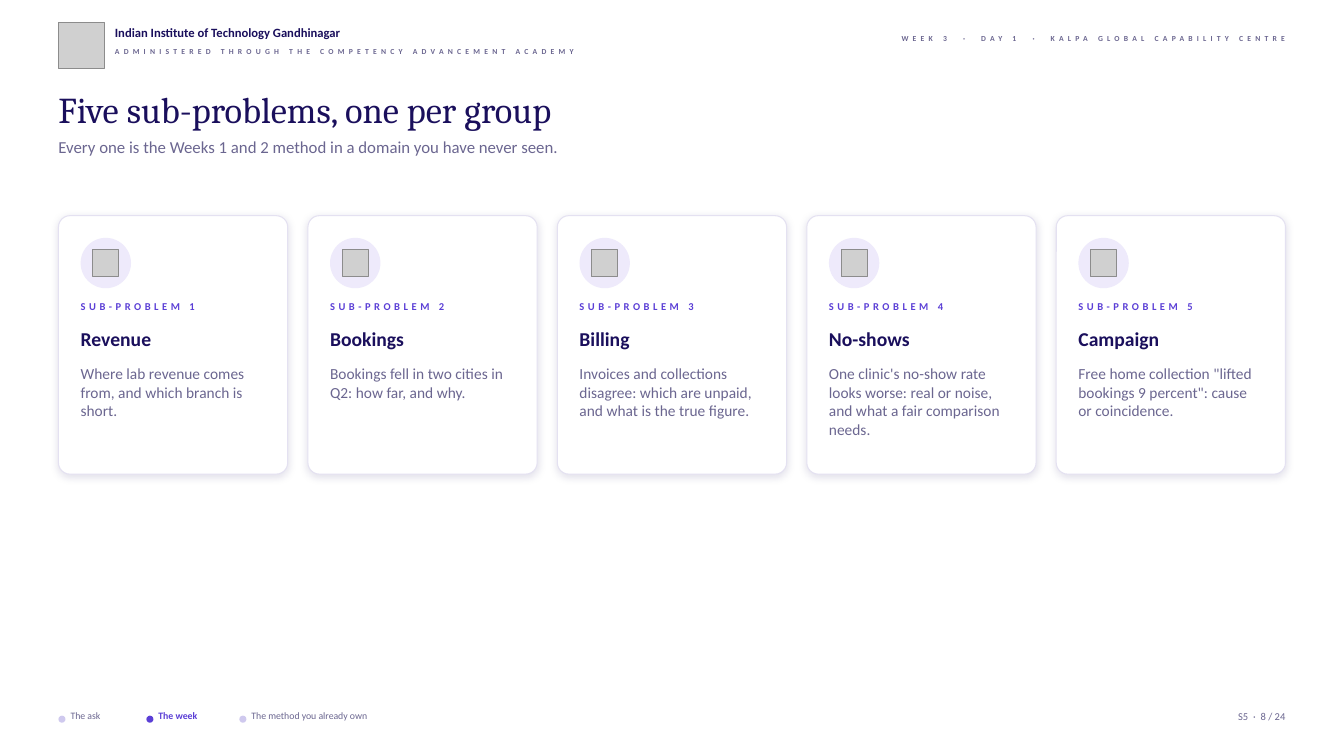
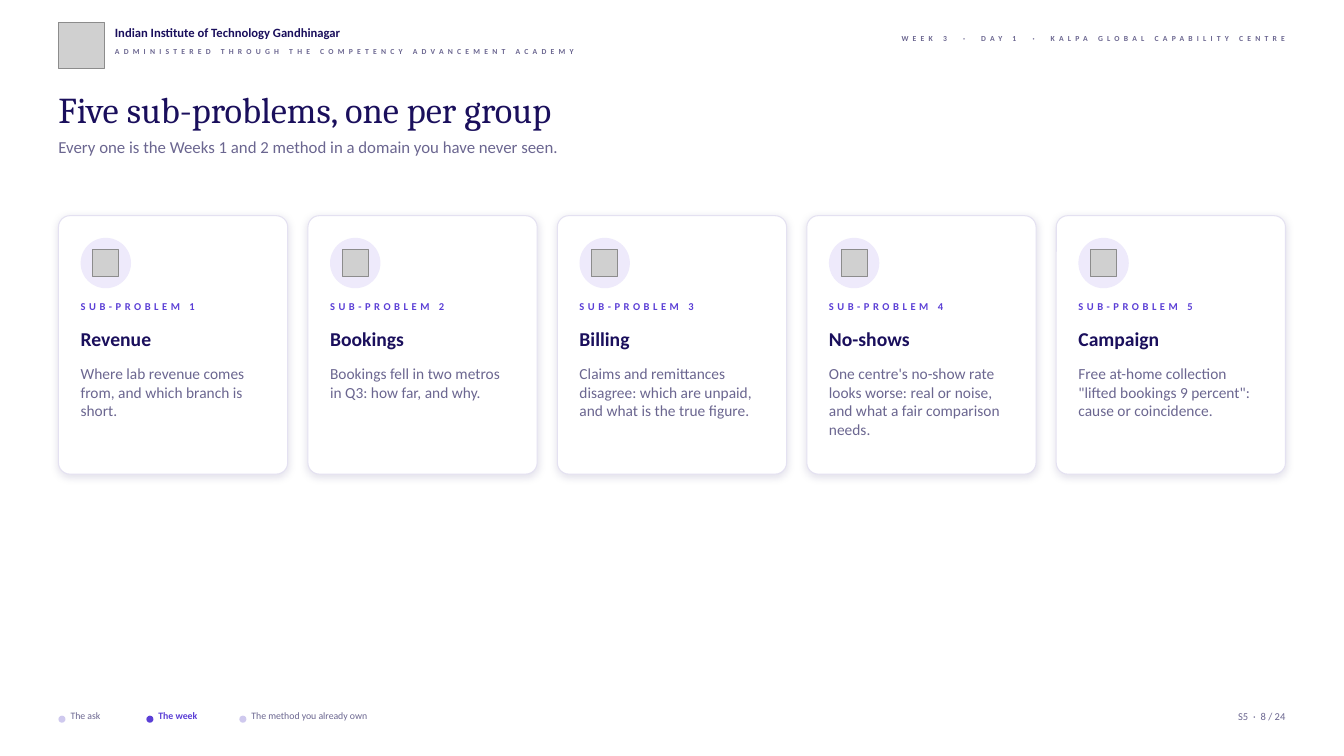
Before and after one commit to fde-academy-lab/c2-content-factory, a slide deck: slide 8 of content/W03/D1/slides/C2_W03_D01_introduction_STUDENT.pptx. Drawn at 1344x756 pixels with LibreOffice and Linux fonts; fonts in the diff are those of the drawing; grey boxes stand for pictures; background and template pictures are left out. Boxes give left, top, right and bottom in pixels: in the first picture for what was removed or moved away, otherwise in the second. Text is boxed around its words. In the diff, an @@ line names an element or a change of style, - is before the commit and + after.

```diff
--- a/content/W03/D1/slides/C2_W03_D01_introduction_STUDENT.pptx
+++ b/content/W03/D1/slides/C2_W03_D01_introduction_STUDENT.pptx
@@ text at box(330, 368, 499, 401): text changed @@
-Bookings fell in two cities in Q2: how far, and why.
+Bookings fell in two metros in Q3: how far, and why.
@@ text at box(579, 368, 751, 419): text changed @@
-Invoices and collections disagree: which are unpaid, and what is the true figure.
+Claims and remittances disagree: which are unpaid, and what is the true figure.
@@ text at box(829, 368, 1000, 435): text changed @@
-One clinic's no-show rate looks worse: real or noise, and what a fair comparison needs.
+One centre's no-show rate looks worse: real or noise, and what a fair comparison needs.
@@ text at box(1078, 368, 1250, 416): text changed @@
-Free home collection "lifted bookings 9 percent": cause or coincidence.
+Free at-home collection "lifted bookings 9 percent": cause or coincidence.
```
Also in this commit, not shown: 7 other slides changed, 8 other files.
